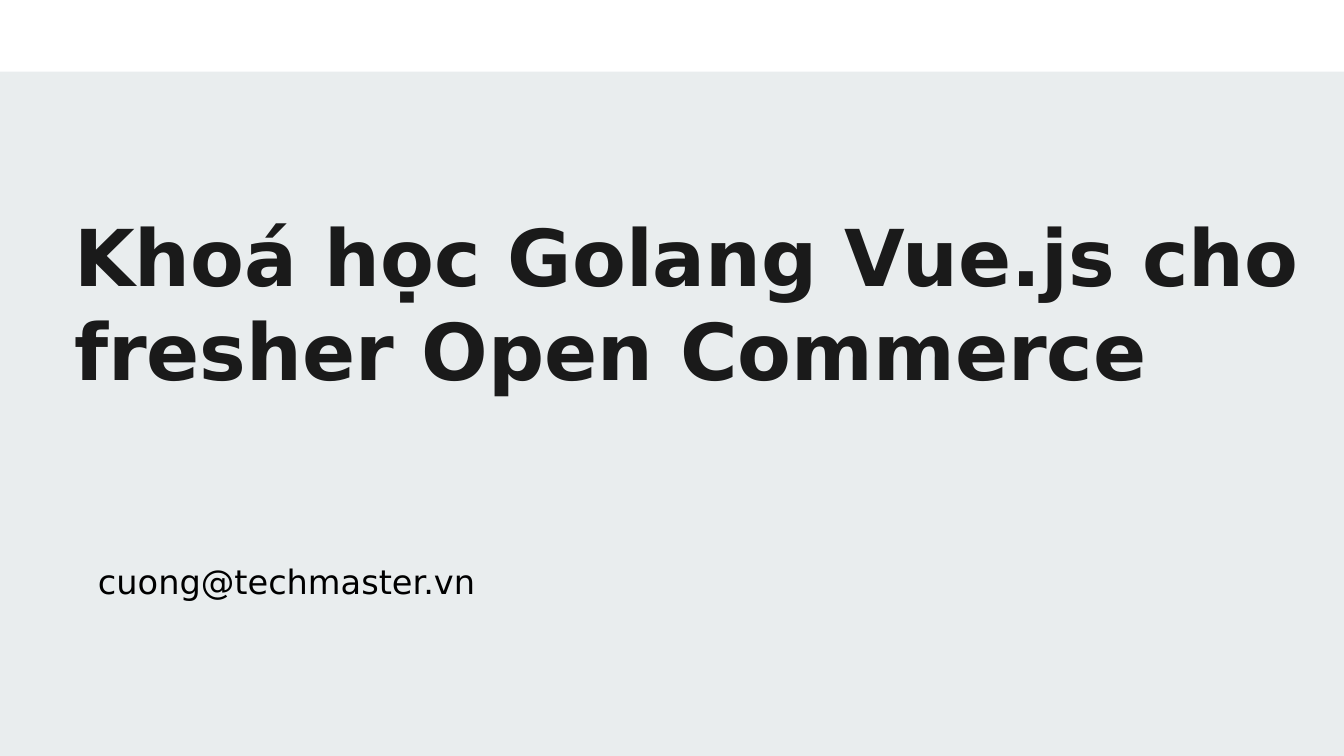
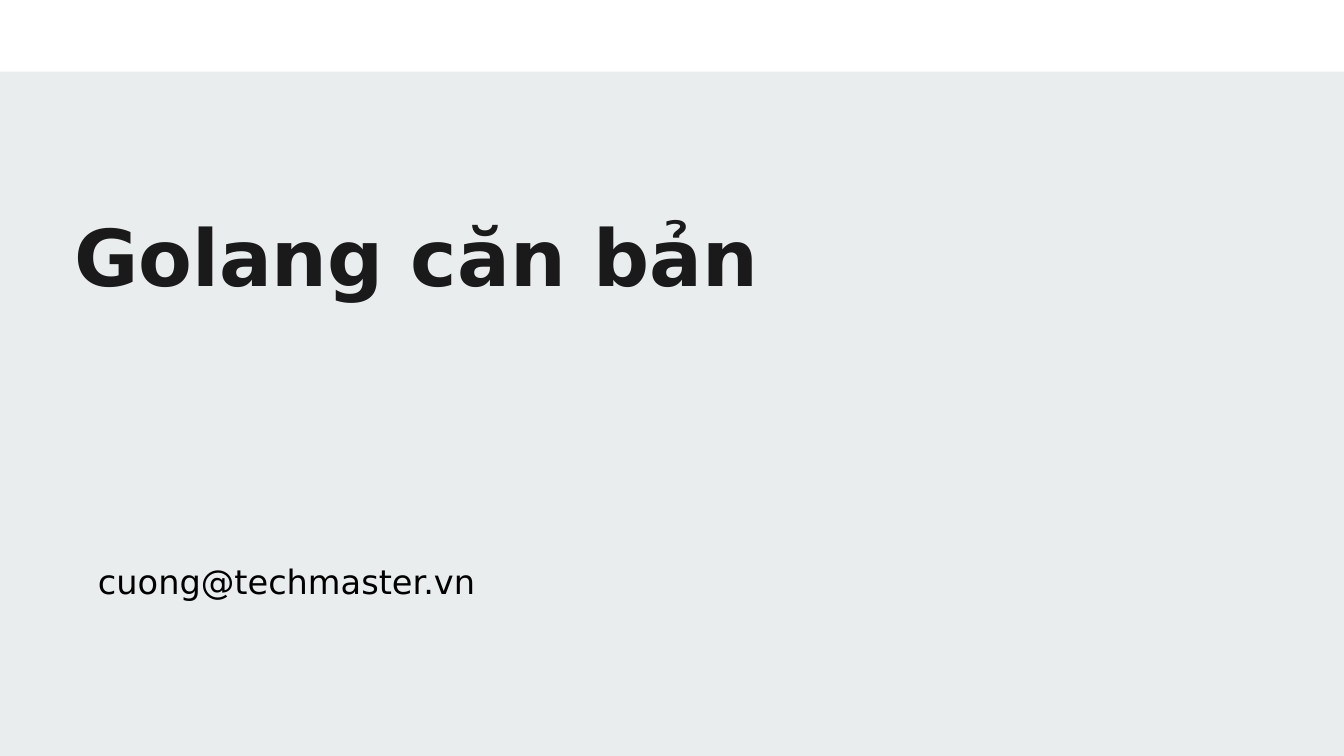
Before and after one commit to TechMaster/golang, a slide deck: slide 1 of slides/GolangBasic1.pptx. Drawn at 1344x756 pixels with LibreOffice and Linux fonts; fonts in the diff are those of the drawing. Boxes give left, top, right and bottom in pixels: in the first picture for what was removed or moved away, otherwise in the second. Text is boxed around its words. In the diff, an @@ line names an element or a change of style, - is before the commit and + after.

```diff
--- a/slides/GolangBasic1.pptx
+++ b/slides/GolangBasic1.pptx
@@ title at (74,222,758,301): text changed @@
-Khoá học Golang Vue.js cho fresher Open Commerce
+Golang căn bản
```
Also in this commit, not shown: 7 other slides changed, 5 slides added, 2 slides removed, 44 other files.
